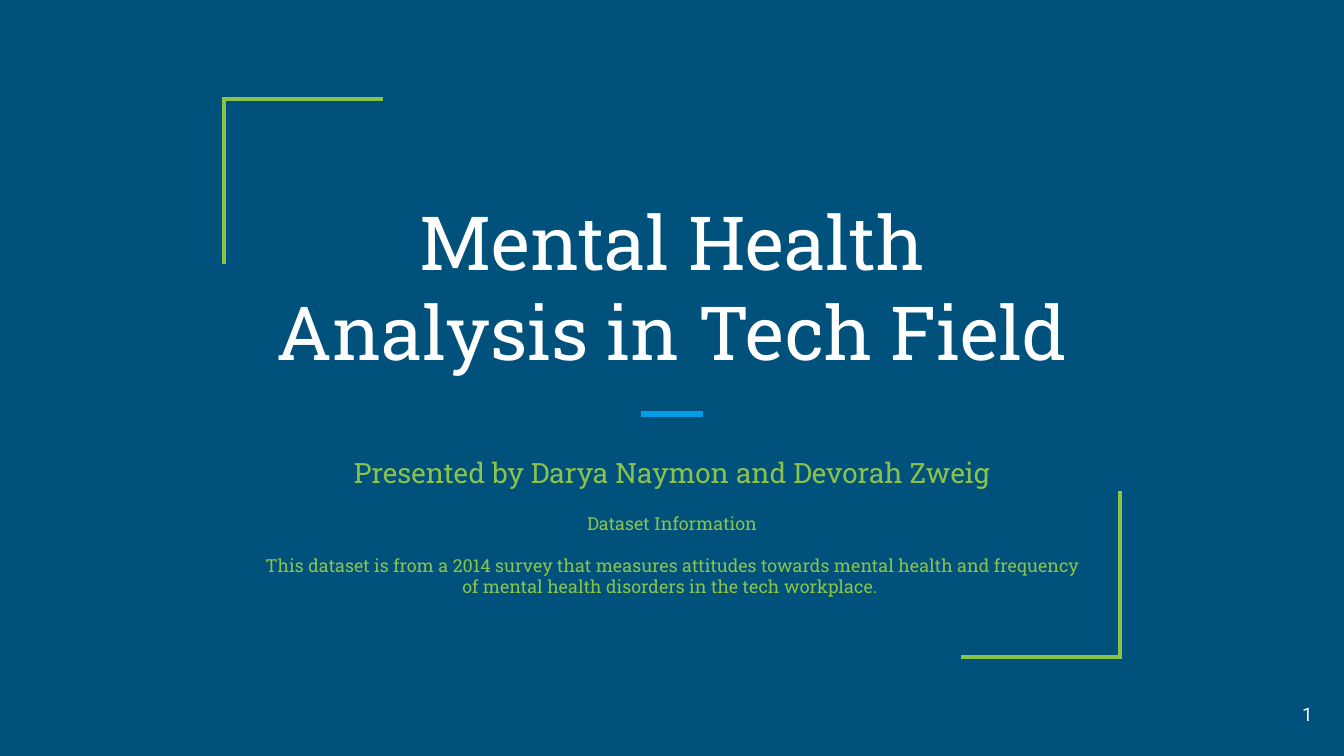
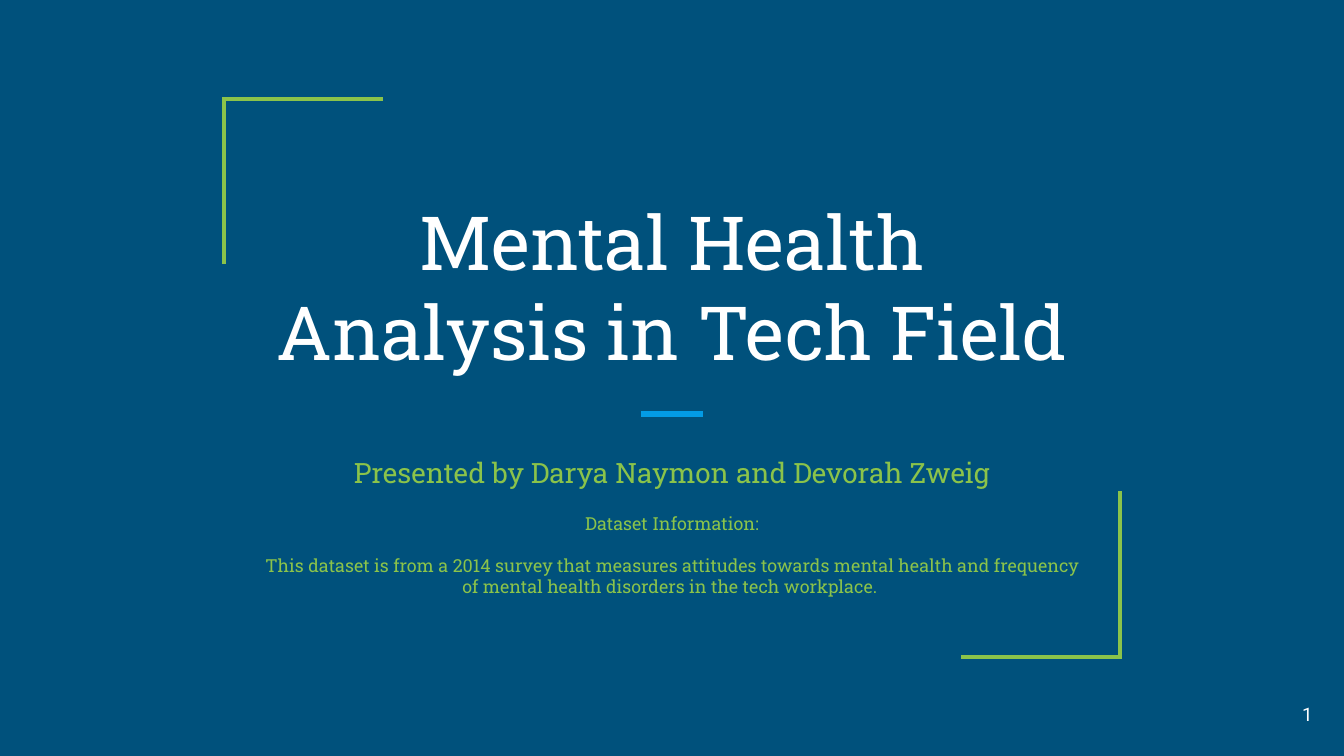
Before and after one commit to devorahzweig/Mental-Health-in-Tech, a slide deck: slide 1 of Presentation.pptx. Drawn at 1344x756 pixels with LibreOffice and Linux fonts; fonts in the diff are those of the drawing. Boxes give left, top, right and bottom in pixels: in the first picture for what was removed or moved away, otherwise in the second. Text is boxed around its words. In the diff, an @@ line names an element or a change of style, - is before the commit and + after.

```diff
--- a/Presentation.pptx
+++ b/Presentation.pptx
@@ subtitle at (585,516,758,530): text changed @@
-Dataset Information
+Dataset Information:
```
Also in this commit, not shown: 5 other slides changed, 1 slide added.
